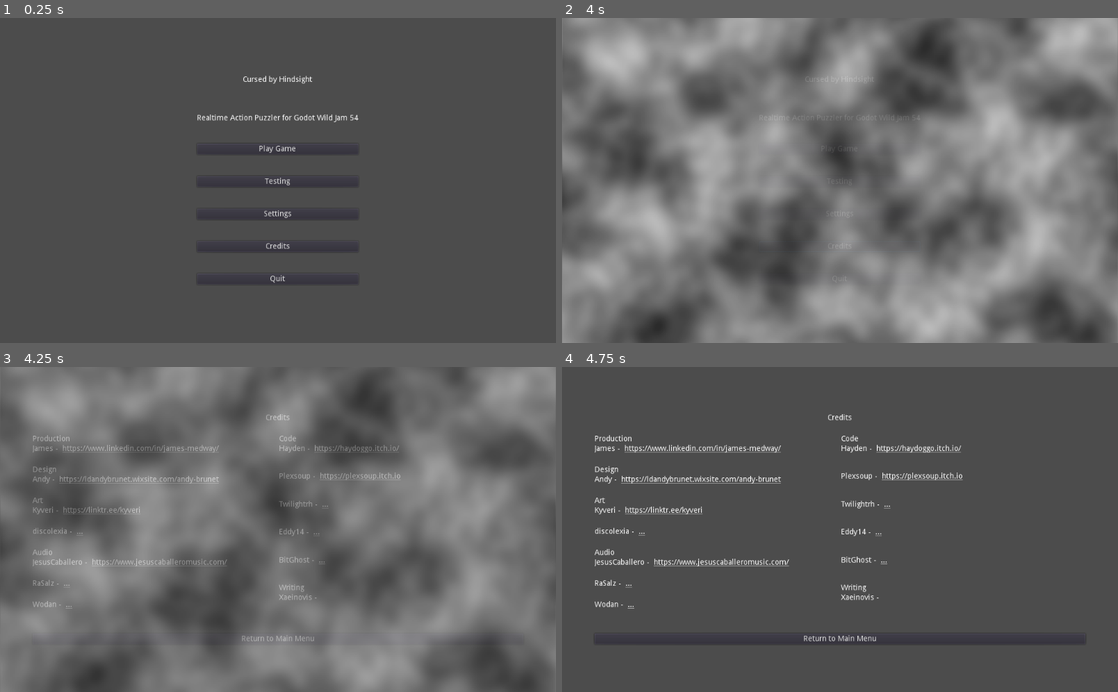
Above: before the commit, frames 1-4 (two rows, left to right).
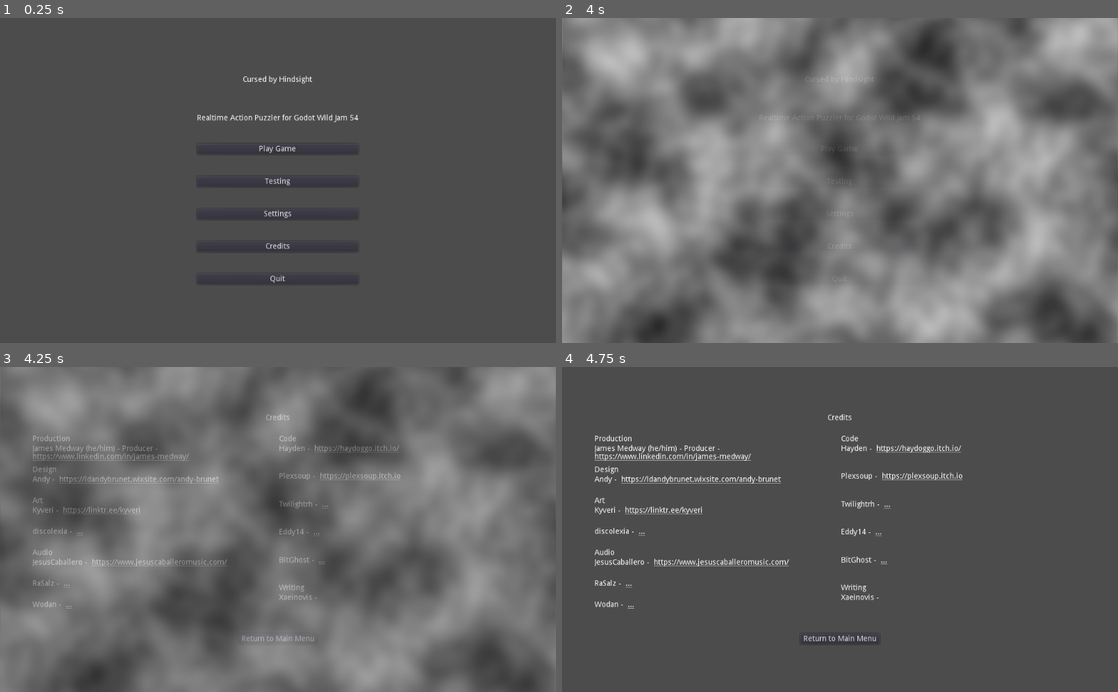
Above: after the commit, the same moments.

Repository: IMAFIREHAZARD/GWJ-54-Solid-Gold
Game: Godot game, scene res://Main.tscn
Two runs of this game, one before a commit and one after it. Both use one fixed random seed, a clock stepped at 60 frames per second and the inputs below. The engine's default icon, where the game draws it, is replaced by a stand-in: a white triangle on a blue panel in a dark square. Sound files missing from this copy of the repository are replaced by a short silence.
Inputs:
- Up to frame 1 (0.25 s): no input
- Up to frame 2 (4 s): click "Testing" at 0.5 s; click "Shooter Scene" at 1.25 s; click "Return to Main Menu" at 2 s; click "Settings" at 2.75 s; click "Credits" at 3.5 s
- Up to frame 3 (4.25 s): no input
- Up to frame 4 (4.75 s): click "Return to Main Menu" at 4.25 s

Frames 1-2 are identical in both runs. In frame 3, 0.4% of the frame differs, in the area x 5-40%, y 23-29%; in frame 4, 0.8%, in the area x 5-90%, y 23-86%.

Commit message:
changed move to physical keys
non-qwerty keyboarders hate WASD unless you set them to "physical keys".

Diff:
--- a/GUI/VolumeSetting.gd
+++ b/GUI/VolumeSetting.gd
@@ -12,7 +12,7 @@
 	$Label.text = bus
 
 # Called every frame. 'delta' is the elapsed time since the previous frame.
-func _process(delta):
+func _process(_delta):
 	if State == States.ACTIVE:
 		var desired_db = linear2db($VolumeSlider.value)
 		AudioServer.set_bus_volume_db(bus_index, desired_db)
@@ -23,6 +23,6 @@
 	State = States.ACTIVE
 	$AudioStreamPlayer.play()
 
-func _on_VolumeSlider_drag_ended(value_changed):
+func _on_VolumeSlider_drag_ended(_value_changed):
 	State = States.IDLE
 	$AudioStreamPlayer.stop()
--- a/Menus/Credits.gd
+++ b/Menus/Credits.gd
@@ -17,4 +17,5 @@
 
 
 func _on_RichTextLabel_meta_clicked(meta):
+	#warning-ignore:RETURN_VALUE_DISCARDED
 	OS.shell_open(meta)
--- a/Menus/Credits.tscn
+++ b/Menus/Credits.tscn
@@ -49,8 +49,8 @@
 size_flags_horizontal = 3
 size_flags_vertical = 3
 bbcode_enabled = true
-bbcode_text = "James -  [url]https://www.linkedin.com/in/james-medway/[/url]"
-text = "James -  https://www.linkedin.com/in/james-medway/"
+bbcode_text = "James Medway (he/him) - Producer -  [url]https://www.linkedin.com/in/james-medway/[/url]"
+text = "James Medway (he/him) - Producer -  https://www.linkedin.com/in/james-medway/"
 
 [node name="DesignLabel" type="Label" parent="CenterContainer/VBoxContainer/HBoxContainer/VBoxContainer"]
 margin_top = 57.0
@@ -219,9 +219,11 @@
 text = "Xaeinovis -  "
 
 [node name="MainMenuButton" parent="CenterContainer/VBoxContainer" instance=ExtResource( 2 )]
+margin_left = 379.0
 margin_top = 405.0
-margin_right = 904.0
+margin_right = 525.0
 margin_bottom = 425.0
+size_flags_horizontal = 6
 text = "Return to Main Menu"
 target_scene_path = "res://Main.tscn"
 
--- a/Menus/SceneTransition.gd
+++ b/Menus/SceneTransition.gd
@@ -14,11 +14,9 @@
 
 
 func fade_out():
-	print("fading out")
 	$AnimationPlayer.play("FadeOut")
 
 func fade_in():
-	print("fading in")
 	$AnimationPlayer.play("FadeIn")
 
 func _on_AnimationPlayer_animation_finished(anim_name):
--- a/StageManager.gd
+++ b/StageManager.gd
@@ -20,6 +20,7 @@
 	add_child(fadeTransition)
 	fadeTransition.fade_out()
 	yield(fadeTransition, "FadedOut")
+	#warning-ignore:RETURN_VALUE_DISCARDED
 	get_tree().change_scene_to(Scene)
 	fadeTransition.fade_in()
 	yield(fadeTransition, "FadedIn")
--- a/project.godot
+++ b/project.godot
@@ -32,22 +32,30 @@
 
 move_left={
 "deadzone": 0.5,
-"events": [ Object(InputEventKey,"resource_local_to_scene":false,"resource_name":"","device":0,"alt":false,"shift":false,"control":false,"meta":false,"command":false,"pressed":false,"scancode":65,"physical_scancode":0,"unicode":0,"echo":false,"script":null)
+"events": [ Object(InputEventKey,"resource_local_to_scene":false,"resource_name":"","device":0,"alt":false,"shift":false,"control":false,"meta":false,"command":false,"pressed":false,"scancode":0,"physical_scancode":65,"unicode":0,"echo":false,"script":null)
+, Object(InputEventKey,"resource_local_to_scene":false,"resource_name":"","device":0,"alt":false,"shift":false,"control":false,"meta":false,"command":false,"pressed":false,"scancode":0,"physical_scancode":16777231,"unicode":0,"echo":false,"script":null)
+, Object(InputEventJoypadMotion,"resource_local_to_scene":false,"resource_name":"","device":0,"axis":0,"axis_value":-1.0,"script":null)
  ]
 }
 move_right={
 "deadzone": 0.5,
-"events": [ Object(InputEventKey,"resource_local_to_scene":false,"resource_name":"","device":0,"alt":false,"shift":false,"control":false,"meta":false,"command":false,"pressed":false,"scancode":68,"physical_scancode":0,"unicode":0,"echo":false,"script":null)
+"events": [ Object(InputEventKey,"resource_local_to_scene":false,"resource_name":"","device":0,"alt":false,"shift":false,"control":false,"meta":false,"command":false,"pressed":false,"scancode":0,"physical_scancode":68,"unicode":0,"echo":false,"script":null)
+, Object(InputEventKey,"resource_local_to_scene":false,"resource_name":"","device":0,"alt":false,"shift":false,"control":false,"meta":false,"command":false,"pressed":false,"scancode":0,"physical_scancode":16777233,"unicode":0,"echo":false,"script":null)
+, Object(InputEventJoypadMotion,"resource_local_to_scene":false,"resource_name":"","device":0,"axis":0,"axis_value":1.0,"script":null)
  ]
 }
 move_up={
 "deadzone": 0.5,
-"events": [ Object(InputEventKey,"resource_local_to_scene":false,"resource_name":"","device":0,"alt":false,"shift":false,"control":false,"meta":false,"command":false,"pressed":false,"scancode":87,"physical_scancode":0,"unicode":0,"echo":false,"script":null)
+"events": [ Object(InputEventKey,"resource_local_to_scene":false,"resource_name":"","device":0,"alt":false,"shift":false,"control":false,"meta":false,"command":false,"pressed":false,"scancode":0,"physical_scancode":87,"unicode":0,"echo":false,"script":null)
+, Object(InputEventKey,"resource_local_to_scene":false,"resource_name":"","device":0,"alt":false,"shift":false,"control":false,"meta":false,"command":false,"pressed":false,"scancode":0,"physical_scancode":16777232,"unicode":0,"echo":false,"script":null)
+, Object(InputEventJoypadMotion,"resource_local_to_scene":false,"resource_name":"","device":0,"axis":1,"axis_value":-1.0,"script":null)
  ]
 }
 move_down={
 "deadzone": 0.5,
-"events": [ Object(InputEventKey,"resource_local_to_scene":false,"resource_name":"","device":0,"alt":false,"shift":false,"control":false,"meta":false,"command":false,"pressed":false,"scancode":83,"physical_scancode":0,"unicode":0,"echo":false,"script":null)
+"events": [ Object(InputEventKey,"resource_local_to_scene":false,"resource_name":"","device":0,"alt":false,"shift":false,"control":false,"meta":false,"command":false,"pressed":false,"scancode":0,"physical_scancode":83,"unicode":0,"echo":false,"script":null)
+, Object(InputEventKey,"resource_local_to_scene":false,"resource_name":"","device":0,"alt":false,"shift":false,"control":false,"meta":false,"command":false,"pressed":false,"scancode":0,"physical_scancode":16777234,"unicode":0,"echo":false,"script":null)
+, Object(InputEventJoypadMotion,"resource_local_to_scene":false,"resource_name":"","device":0,"axis":1,"axis_value":1.0,"script":null)
  ]
 }
 toggle_inventory={
